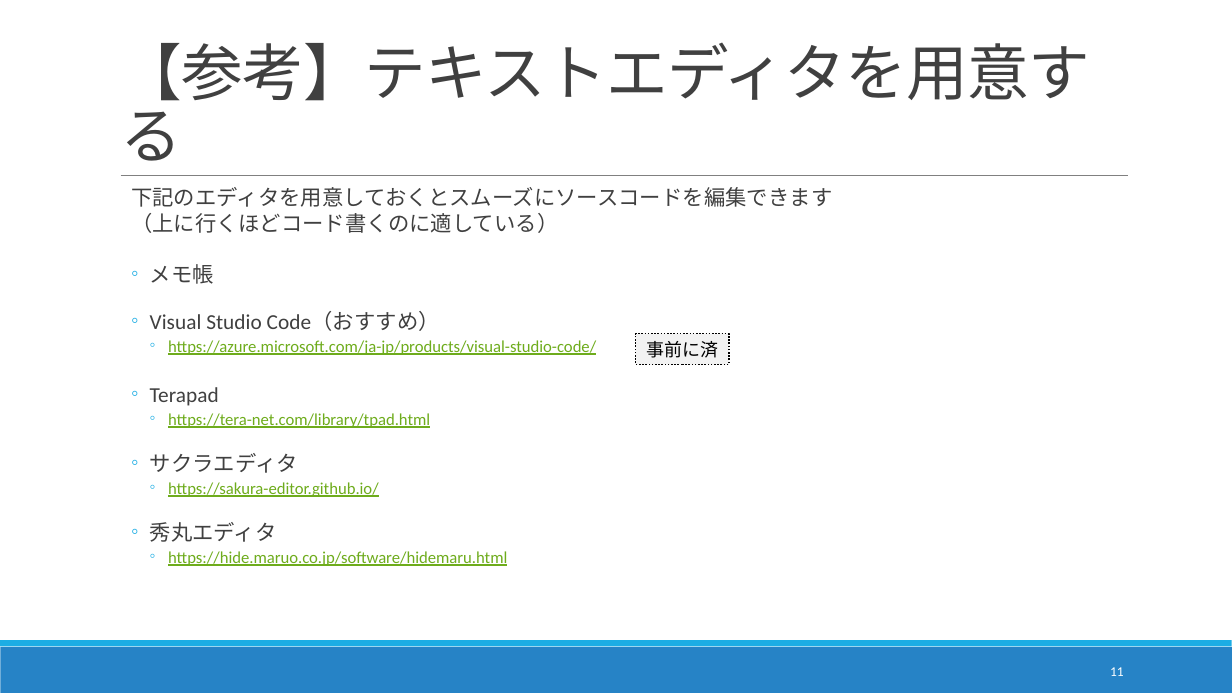
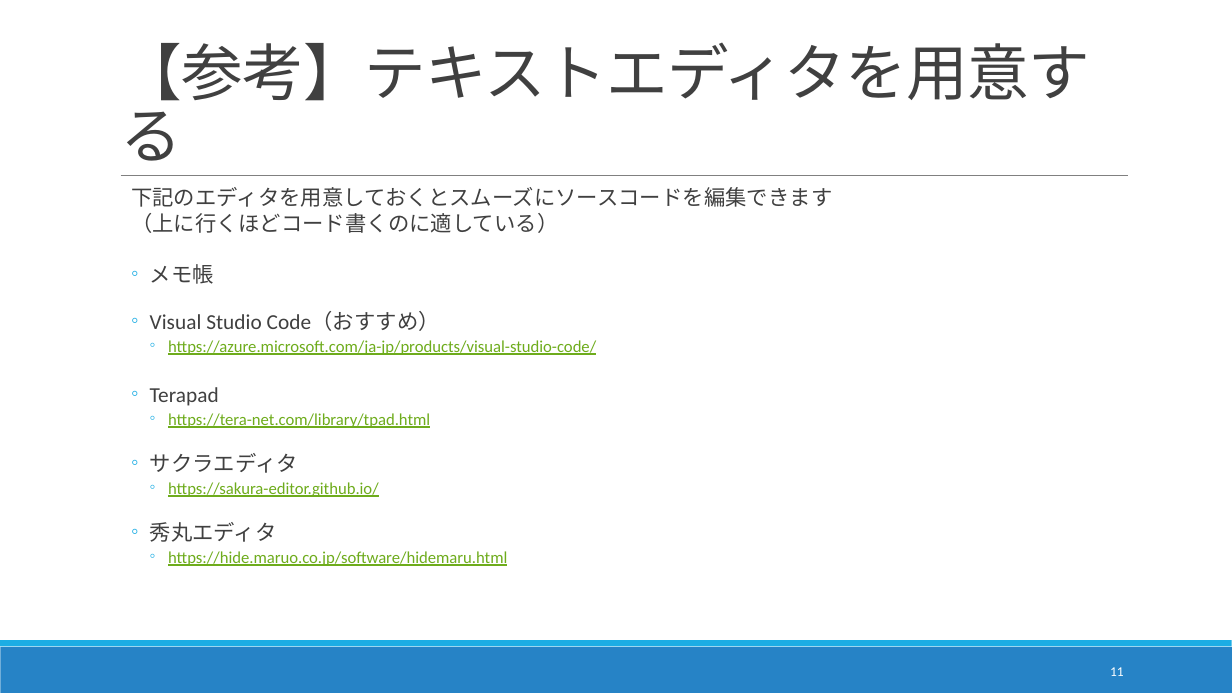
Before and after one commit to nc30mtd/noastec-smiottk, a slide deck: slide 11 of IoTセミナーテキスト.pptx. Drawn at 1232x693 pixels with LibreOffice and Linux fonts; fonts in the diff are those of the drawing. Boxes give left, top, right and bottom in pixels: in the first picture for what was removed or moved away, otherwise in the second. Text is boxed around its words. In the diff, an @@ line names an element or a change of style, - is before the commit and + after.

```diff
--- a/IoTセミナーテキスト.pptx
+++ b/IoTセミナーテキスト.pptx
@@ rectangle removed at [636,334,729,364] @@
-事前に済
```
Also in this commit, not shown: 3 other slides changed.
